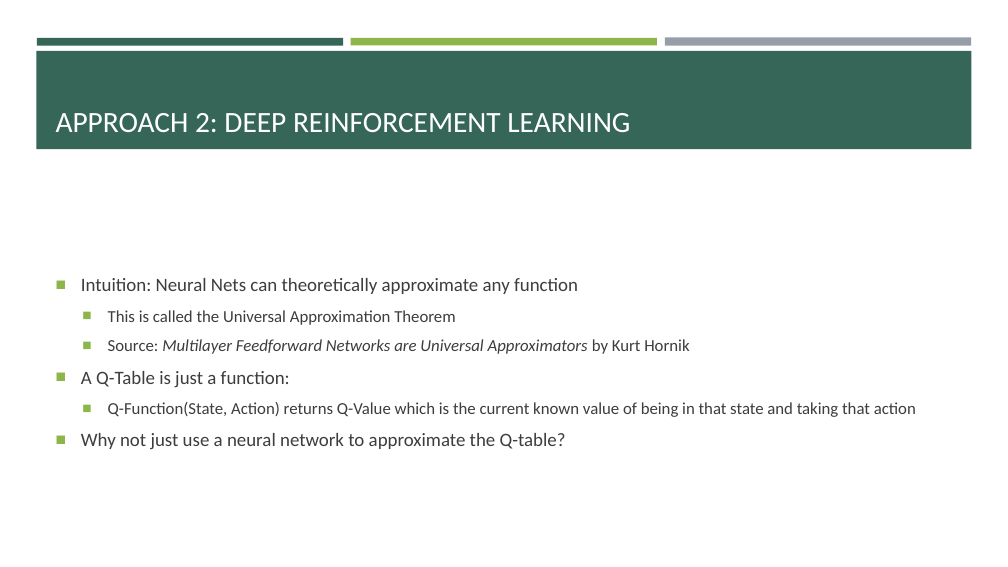
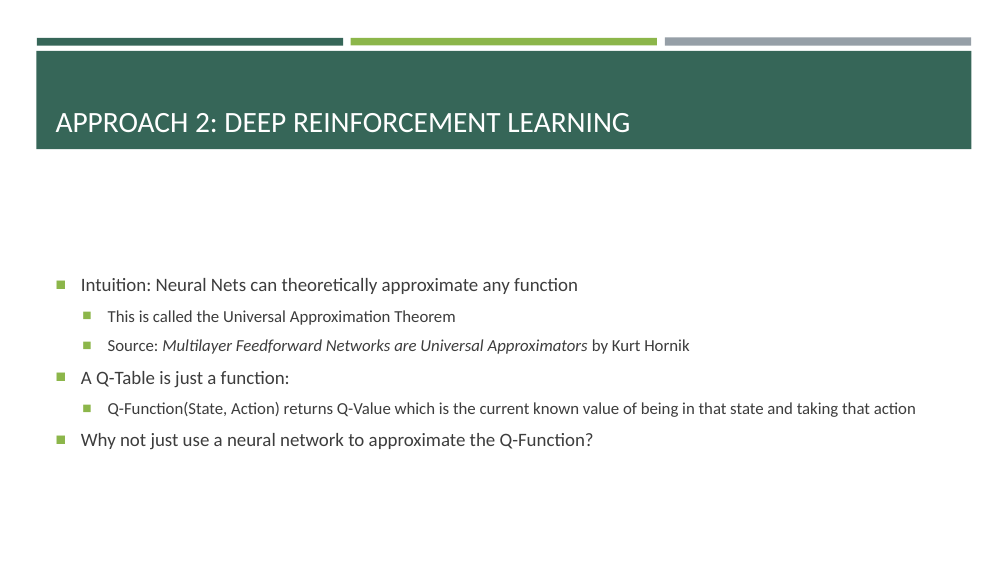
Before and after one commit to brucenielson/Reinforcement-Learning, a slide deck: slide 27 of Deep Reinforcement Learning.pptx (slide 26 before the commit). Drawn at 1008x567 pixels with LibreOffice and Linux fonts; fonts in the diff are those of the drawing. Boxes give left, top, right and bottom in pixels: in the first picture for what was removed or moved away, otherwise in the second. Text is boxed around its words. In the diff, an @@ line names an element or a change of style, - is before the commit and + after.

```diff
--- a/Deep Reinforcement Learning.pptx
+++ b/Deep Reinforcement Learning.pptx
@@ text at box(81, 433, 594, 449): text changed @@
-■ Why not just use a neural network to approximate the Q-table?
+■ Why not just use a neural network to approximate the Q-Function?
```
Also in this commit, not shown: 3 other slides changed, 1 slide added, 10 other files.
